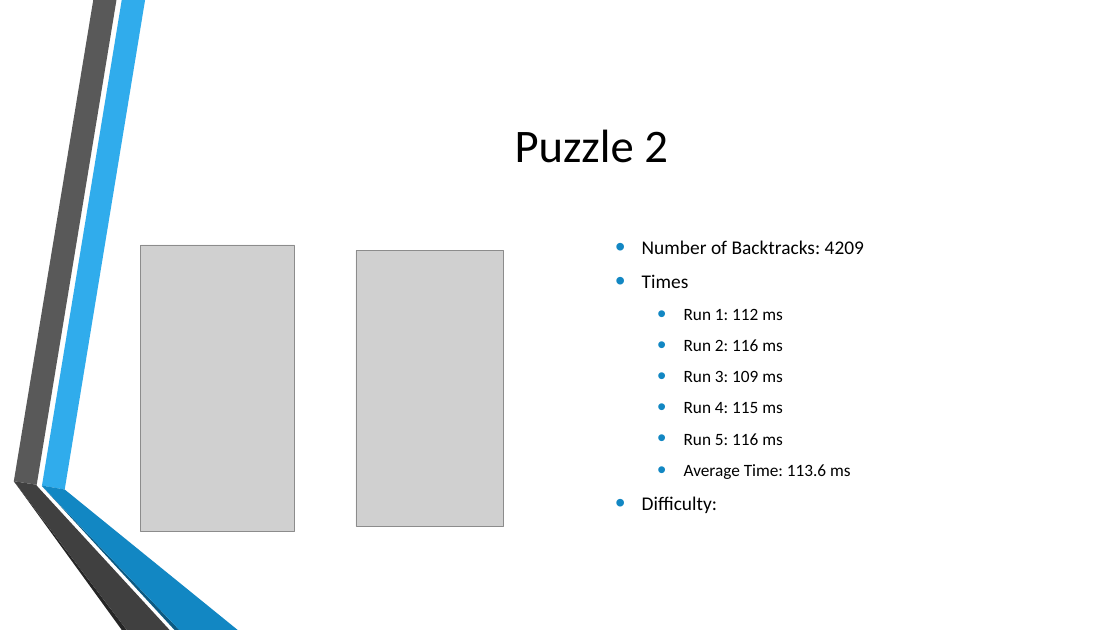
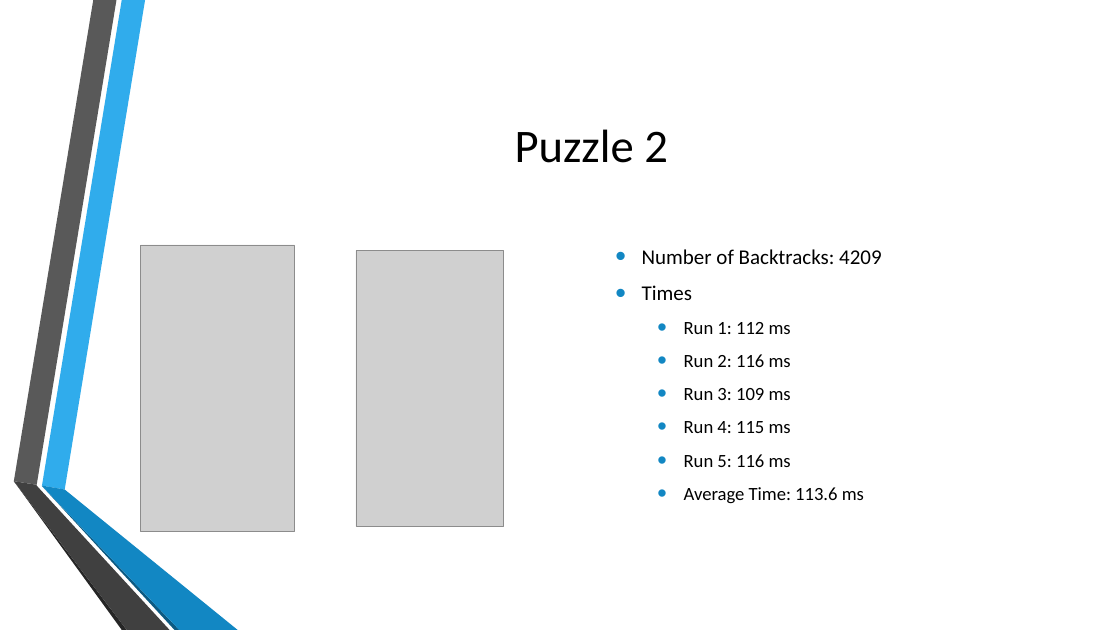
Before and after one commit to BionicScout/LTU-AI-Group_Project, a slide deck: slide 17 of AI TermProject Presentation.pptx. Drawn at 1120x630 pixels with LibreOffice and Linux fonts; fonts in the diff are those of the drawing; grey boxes stand for pictures; background and template pictures are left out. Boxes give left, top, right and bottom in pixels: in the first picture for what was removed or moved away, otherwise in the second. Text is boxed around its words. In the diff, an @@ line names an element or a change of style, - is before the commit and + after.

```diff
--- a/AI TermProject Presentation.pptx
+++ b/AI TermProject Presentation.pptx
@@ text "Number of Backtracks: 4209" at bbox=[642, 249, 882, 504]: size 16.6 to 18 pt in "Number of Backtracks: 4209", "Times"; size 14.8 to 16 pt in "Run 1: 112 ms", "Run 2: 116 ms", "Run 3: 109 ms", "Run 4: 115 ms" and 2 more places @@
@@ text at bbox=[642, 496, 717, 513]: paragraph removed @@
-• Difficulty:
```
Also in this commit, not shown: 4 other slides changed, 1 other file.
